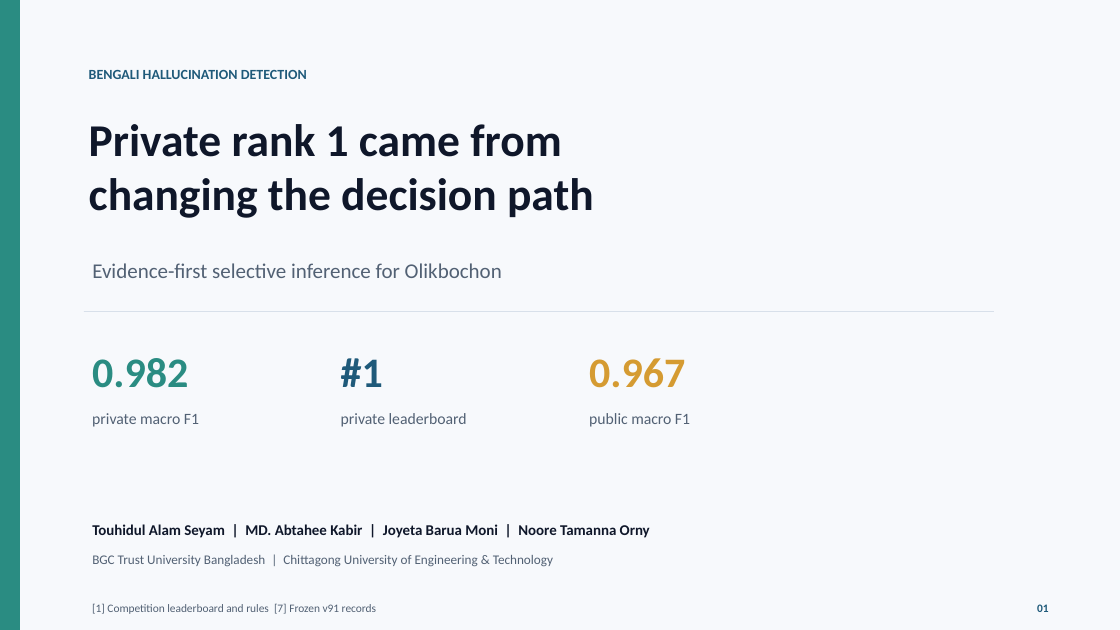
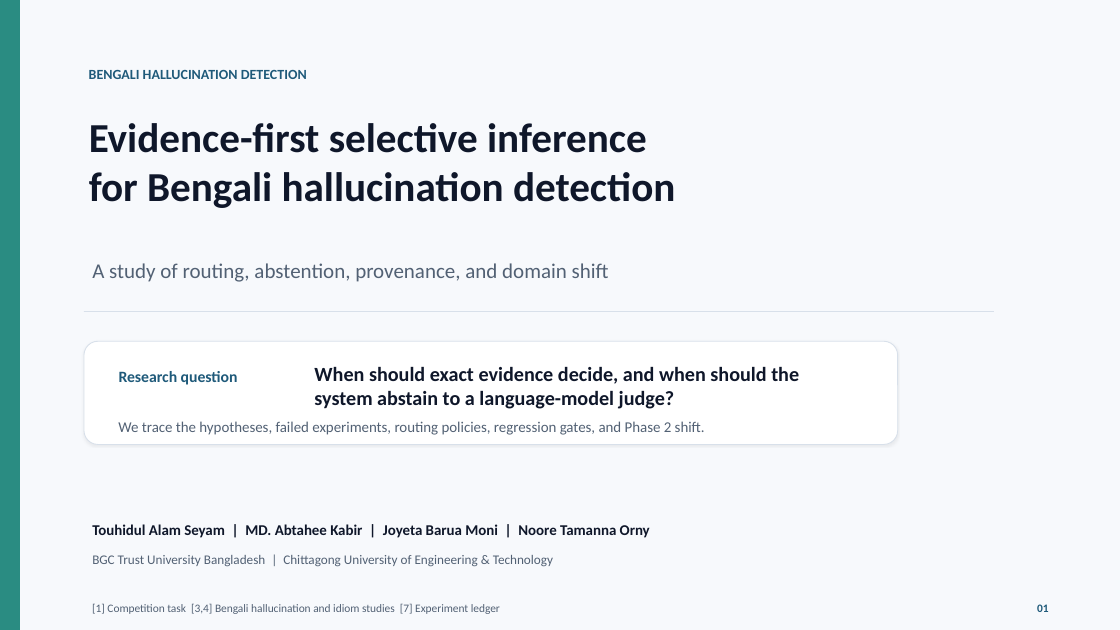
Before and after one commit to Seyamalam/bengali-hallucination-v91-submission, a slide deck: slide 1 of presentation/Huntrix_Final_Presentation.pptx. Drawn at 1120x630 pixels with LibreOffice and Linux fonts; fonts in the diff are those of the drawing. Boxes give left, top, right and bottom in pixels: in the first picture for what was removed or moved away, otherwise in the second. Text is boxed around its words. In the diff, an @@ line names an element or a change of style, - is before the commit and + after.

Commit message:
Reframe final materials around research process

```diff
--- a/presentation/Huntrix_Final_Presentation.pptx
+++ b/presentation/Huntrix_Final_Presentation.pptx
@@ text at <box>89,123,675,208</box>: text changed; size 18 to 35.2 pt; text colour #526174 to #0F172A; bold on @@
-Evidence-first selective inference for Olikbochon
+Evidence-first selective inference
+for Bengali hallucination detection
@@ text removed at <box>89,124,594,218</box> @@
-Private rank 1 came from
-changing the decision path
@@ text added at <box>92,263,609,282</box>, 18 pt, text #526174 @@
+A study of routing, abstention, provenance, and domain shift
@@ rounded rectangle added at <box>84,341,898,444</box>, fill #FFFFFF, outline #D8E0EA 0.75 pt @@
@@ text removed at <box>92,358,188,388</box> @@
-0.982
@@ text removed at <box>341,358,383,387</box> @@
-#1
@@ text removed at <box>589,358,685,388</box> @@
-0.967
@@ text added at <box>119,371,238,385</box>, 13.5 pt, text #1F5A7A, bold @@
+Research question
@@ text added at <box>314,367,799,409</box>, 17.2 pt, text #0F172A, bold @@
+When should exact evidence decide, and when should the system abstain to a language-model judge?
@@ text removed at <box>92,413,199,427</box> @@
-private macro F1
@@ text removed at <box>341,413,467,427</box> @@
-private leaderboard
@@ text removed at <box>589,413,690,427</box> @@
-public macro F1
@@ text added at <box>118,421,705,435</box>, 12.8 pt, text #526174 @@
+We trace the hypotheses, failed experiments, routing policies, regression gates, and Phase 2 shift.
@@ text at <box>92,603,500,614</box>: text changed @@
-[1] Competition leaderboard and rules [7] Frozen v91 records
+[1] Competition task [3,4] Bengali hallucination and idiom studies [7] Experiment ledger
```
Also in this commit, not shown: 4 other slides changed, 3 slides added, 3 slides removed, 4 other files.
